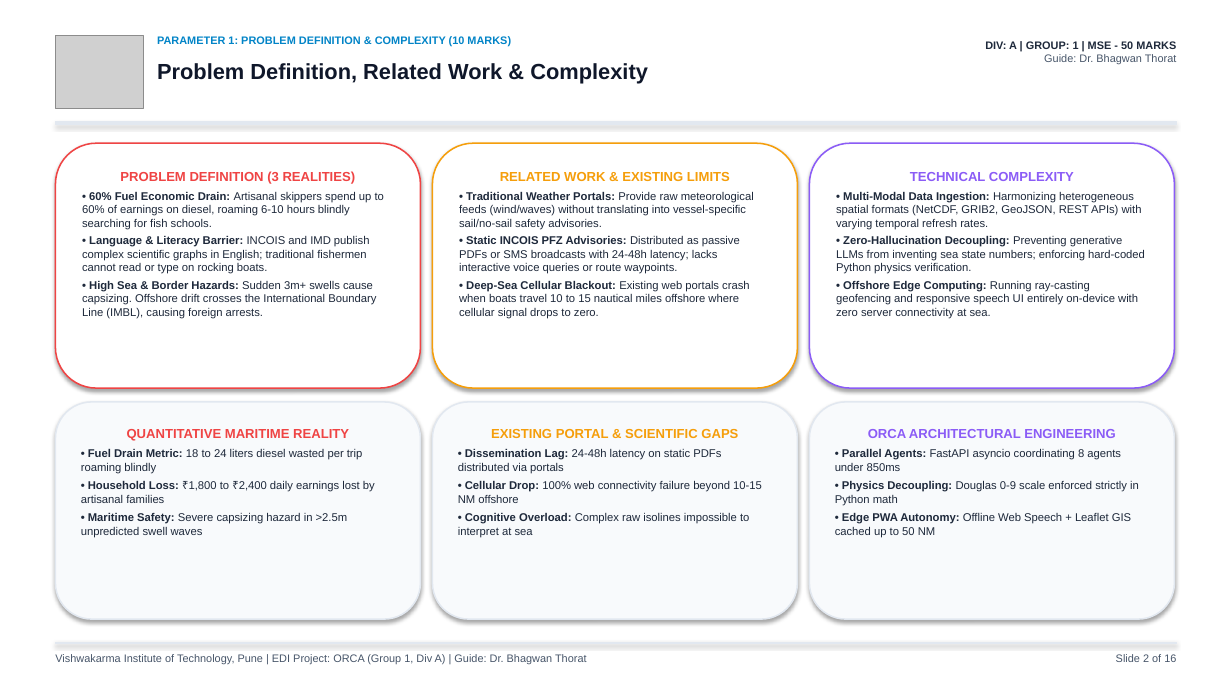
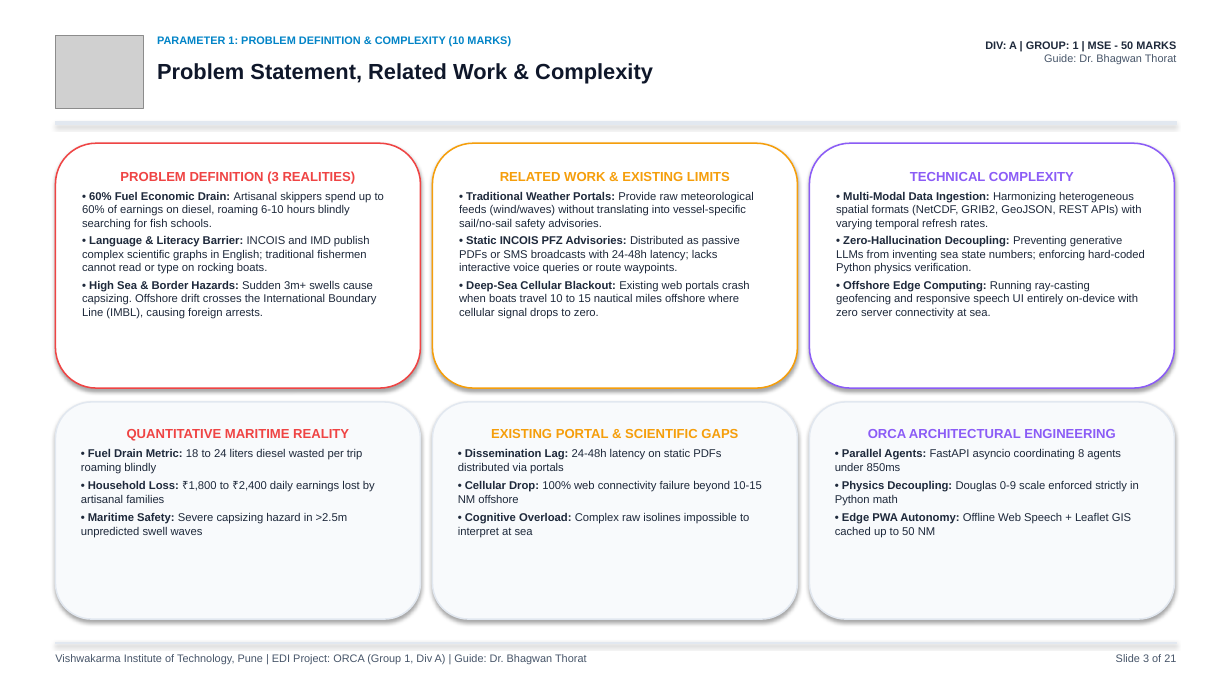
Before and after one commit to akash20065ray-sys/ORCA, a slide deck: slide 3 of ORCA_VIT_EDI_Presentation.pptx (slide 2 before the commit). Drawn at 1232x693 pixels with LibreOffice and Linux fonts; fonts in the diff are those of the drawing; grey boxes stand for pictures. Boxes give left, top, right and bottom in pixels: in the first picture for what was removed or moved away, otherwise in the second. Text is boxed around its words. In the diff, an @@ line names an element or a change of style, - is before the commit and + after.

```diff
--- a/ORCA_VIT_EDI_Presentation.pptx
+++ b/ORCA_VIT_EDI_Presentation.pptx
@@ text at (157, 63, 653, 83): text changed @@
-Problem Definition, Related Work & Complexity
+Problem Statement, Related Work & Complexity
@@ text at (1116, 654, 1176, 662): text changed @@
-Slide 2 of 16
+Slide 3 of 21
```
Also in this commit, not shown: 12 other slides changed, 8 slides added, 3 slides removed, 3 other files.
